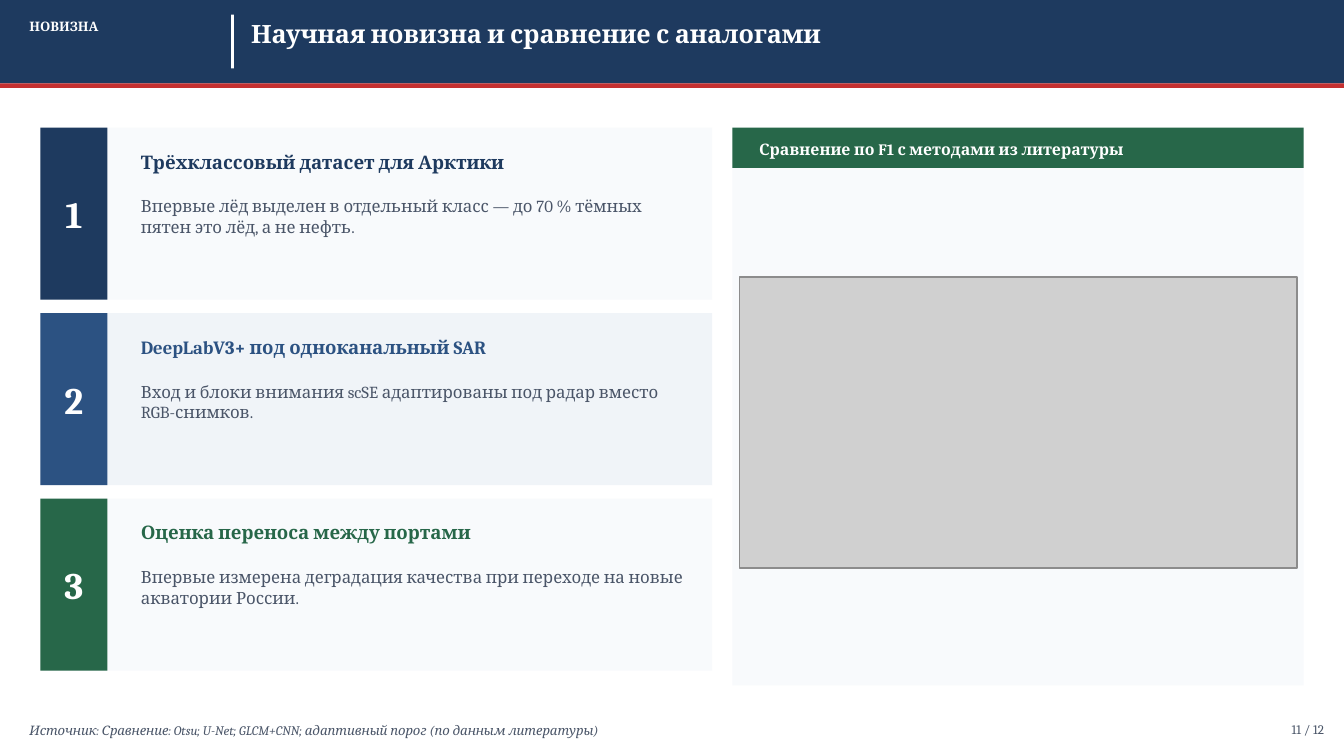
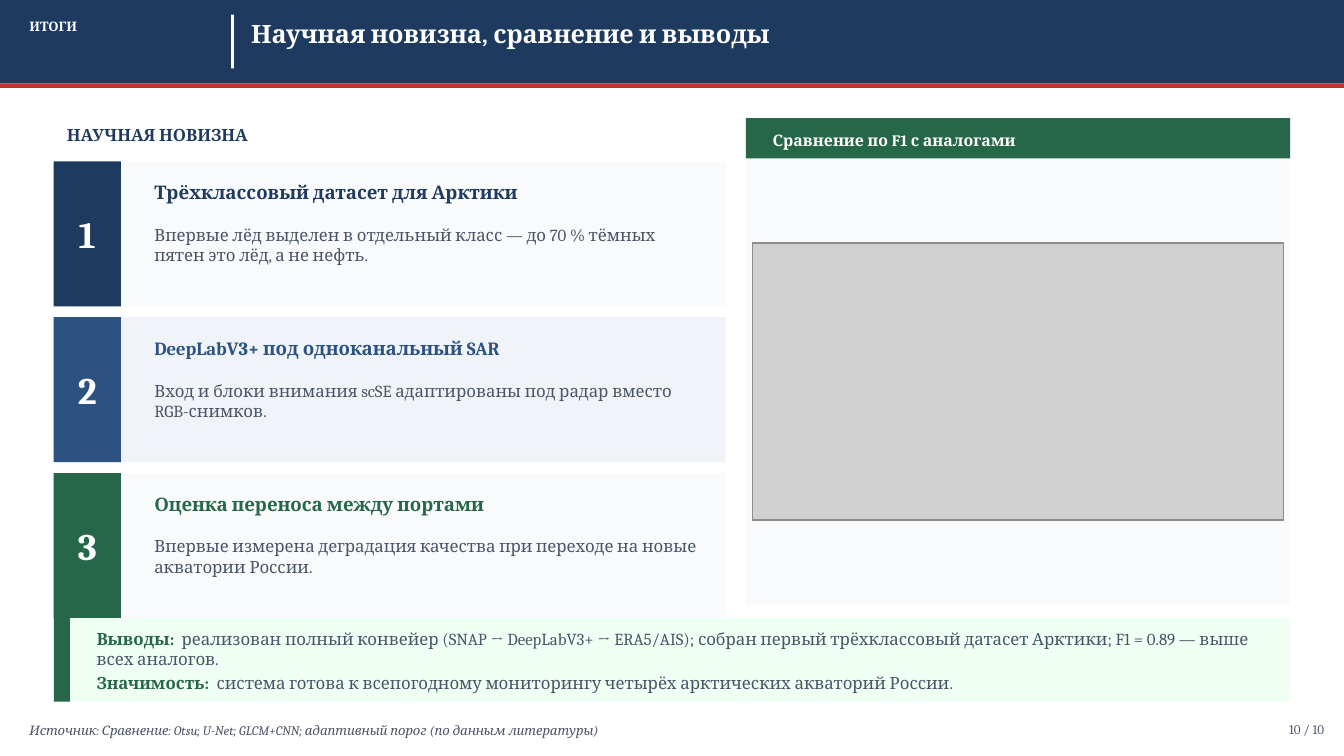
Before and after one commit to Confucius-hub/spbu_db_hw, a slide deck: slide 10 of thesis/presentation/Презентация_ВКР_2026.pptx (slide 11 before the commit). Drawn at 1344x756 pixels with LibreOffice and Linux fonts; fonts in the diff are those of the drawing; grey boxes stand for pictures. Boxes give left, top, right and bottom in pixels: in the first picture for what was removed or moved away, otherwise in the second. Text is boxed around its words. In the diff, an @@ line names an element or a change of style, - is before the commit and + after.

```diff
--- a/thesis/presentation/Презентация_ВКР_2026.pptx
+++ b/thesis/presentation/Презентация_ВКР_2026.pptx
@@ text at (x1=29, y1=21, x2=77, y2=31): text changed @@
-НОВИЗНА
+ИТОГИ
@@ text at (x1=251, y1=25, x2=770, y2=49): text changed @@
-Научная новизна и сравнение с аналогами
+Научная новизна, сравнение и выводы
@@ rectangle resized from (x1=732, y1=128, x2=1304, y2=168) to (x1=746, y1=118, x2=1290, y2=159) @@
@@ rectangle resized from (x1=732, y1=128, x2=1304, y2=685) to (x1=746, y1=118, x2=1290, y2=605) @@
@@ text added at (x1=67, y1=129, x2=247, y2=141), 9 pt, text #1E3A5F, bold @@
+НАУЧНАЯ НОВИЗНА
@@ text at (x1=773, y1=134, x2=1016, y2=150): text changed @@
-Сравнение по F1 с методами из литературы
+Сравнение по F1 с аналогами
@@ rectangle resized from (x1=40, y1=128, x2=712, y2=300) to (x1=54, y1=161, x2=726, y2=306) @@
@@ rectangle resized from (x1=40, y1=128, x2=108, y2=300) to (x1=54, y1=161, x2=121, y2=306) @@
@@ text "Трёхклассовый датасет для Арктики" moved from (x1=141, y1=154, x2=504, y2=174) to (x1=154, y1=184, x2=518, y2=204) @@
@@ text "1" moved from (x1=65, y1=203, x2=82, y2=228) to (x1=79, y1=223, x2=96, y2=248) @@
@@ text "Впервые лёд выделен в отдельный ..." moved from (x1=141, y1=199, x2=642, y2=237) to (x1=154, y1=228, x2=656, y2=265) @@
@@ picture resized from (x1=739, y1=277, x2=1297, y2=569) to (x1=753, y1=243, x2=1284, y2=520) @@
@@ rectangle resized from (x1=40, y1=313, x2=712, y2=485) to (x1=54, y1=317, x2=726, y2=462) @@
@@ rectangle resized from (x1=40, y1=313, x2=108, y2=485) to (x1=54, y1=317, x2=121, y2=462) @@
@@ text "DeepLabV3+ под одноканальный SAR" moved from (x1=141, y1=339, x2=487, y2=358) to (x1=154, y1=340, x2=500, y2=359) @@
@@ text "2" moved from (x1=64, y1=388, x2=83, y2=414) to (x1=78, y1=378, x2=97, y2=404) @@
@@ text "Вход и блоки внимания scSE ..." moved from (x1=141, y1=385, x2=658, y2=418) to (x1=154, y1=384, x2=671, y2=417) @@
@@ rectangle resized from (x1=40, y1=499, x2=712, y2=671) to (x1=54, y1=473, x2=726, y2=618) @@
@@ rectangle resized from (x1=40, y1=499, x2=108, y2=671) to (x1=54, y1=473, x2=121, y2=618) @@
@@ text "Оценка переноса между портами" moved from (x1=141, y1=525, x2=471, y2=544) to (x1=154, y1=497, x2=484, y2=516) @@
@@ text "3" moved from (x1=64, y1=573, x2=83, y2=600) to (x1=78, y1=534, x2=97, y2=561) @@
@@ text "Впервые измерена деградация качества при ..." moved from (x1=141, y1=571, x2=683, y2=608) to (x1=154, y1=540, x2=696, y2=577) @@
@@ rectangle added at (x1=54, y1=618, x2=1290, y2=702), fill #F0FFF4 @@
@@ rectangle added at (x1=54, y1=618, x2=70, y2=702), fill #276749 @@
@@ text added at (x1=97, y1=632, x2=1248, y2=693), 9 pt, text #4A5568 @@
+Выводы: реализован полный конвейер (SNAP → DeepLabV3+ → ERA5/AIS); собран первый трёхклассовый датасет Арктики; F1 = 0.89 — выше всех аналогов.
+Значимость: система готова к всепогодному мониторингу четырёх арктических акваторий России.
@@ text at (x1=1289, y1=725, x2=1324, y2=734): text changed @@
-11 / 12
+10 / 10
```
Also in this commit, not shown: 9 other slides changed, 2 slides removed, 14 other files.
